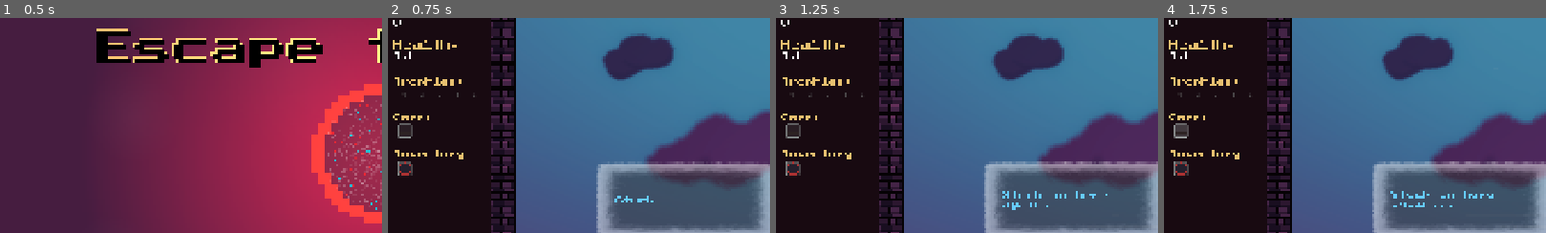
Above: before the commit, frames 1-4 (left to right).
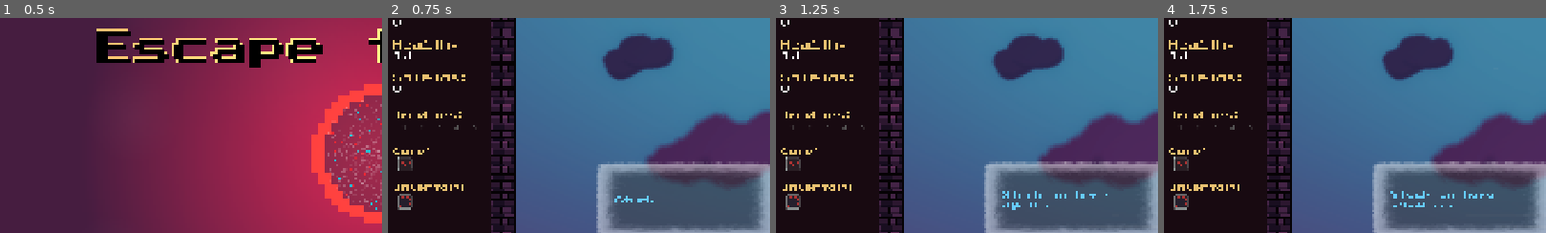
Above: after the commit, the same moments.

Repository: lostpoet999/escape_to_marty
Game: Godot game, scene res://scenes_and_scripts/ui_main_menu/main_menu.tscn
Two runs of this game, one before a commit and one after it. Both use one fixed random seed, a clock stepped at 60 frames per second and the inputs below. Sound files missing from this copy of the repository are replaced by a short silence.
Inputs (mouse positions are % of the whole screen's width and height, from its top left):
- Up to frame 1 (0.5 s): no input
- Up to frame 2 (0.75 s): click "Start" at 0.5 s
- Up to frame 3 (1.25 s): no input
- Up to frame 4 (1.75 s): click (2, 39) at 1.27 s
The pictures show only the part of the screen within x 0-50%, y 13-63%; the shares and areas given below are measured in that part.

Frame 1 is identical in both runs. In frame 2, 2.0% of the frame differs, in the area x 1-24%, y 26-90%; in frame 3, 2.0%; in frame 4, 2.1%.

Commit message:
Add second chance (shield) powerup

Diff:
--- a/scenes_and_scripts/inventory/inventory.gd
+++ b/scenes_and_scripts/inventory/inventory.gd
@@ -128,6 +128,12 @@
 	var total: int = 0
 	for powerup: DefensivePowerup in get_items_for_defense():
 		total += powerup.max_health_bonus
+	return total
+
+func get_shield_count() -> int:
+	var total: int = 0
+	for powerup: DefensivePowerup in get_items_for_defense():
+		total += powerup.shields_provided
 	return total
 
 func has_room_scanner() -> bool:
--- a/scenes_and_scripts/inventory/item_pool.tres
+++ b/scenes_and_scripts/inventory/item_pool.tres
@@ -16,8 +16,9 @@
 [ext_resource type="Resource" uid="uid://dhuy7jly76eah" path="res://scenes_and_scripts/powerups_and_behaviors/ball_powerups/long_stretch.tres" id="13_mlme4"]
 [ext_resource type="Resource" uid="uid://mkyourbed01" path="res://scenes_and_scripts/powerups_and_behaviors/defensive_powerups/make_your_bed.tres" id="14_mkbed"]
 [ext_resource type="Resource" uid="uid://cweutbexogawp" path="res://scenes_and_scripts/powerups_and_behaviors/paddle_active_powerups/support_system.tres" id="15_mlme4"]
+[ext_resource type="Resource" uid="uid://dbxegotjfvc1c" path="res://scenes_and_scripts/powerups_and_behaviors/defensive_powerups/second_chance.tres" id="16_gqarg"]
 
 [resource]
 script = ExtResource("2_upo5x")
-item_pool = Array[ExtResource("1_8japa")]([ExtResource("3_ee …(279 unchanged characters)… rce("14_mkbed"), ExtResource("15_mlme4")])
+item_pool = Array[ExtResource("1_8japa")]([ExtResource("3_ee …(279 unchanged characters)… rce("14_mkbed"), ExtResource("15_mlme4"), ExtResource("16_gqarg")])
 metadata/_custom_type_script = "uid://d2lueb6p5il1v"
--- a/scenes_and_scripts/levels/room_base.gd
+++ b/scenes_and_scripts/levels/room_base.gd
@@ -60,6 +60,7 @@
 	Signalbus.gold_updated.emit()
 	Signalbus.score_updated.emit()
 	Signalbus.player_health_updated.emit()
+	Signalbus.reflect_shield_changed.emit(0)
 	Signalbus.brick_destroyed.connect(_on_brick_destroyed)
 	Signalbus.gold_collected.connect(update_gold_in_level)
 	Signalbus.gold_spawned.connect(update_gold_in_level)
--- a/scenes_and_scripts/powerups_and_behaviors/defensive_powerups/defensive_powerup.gd
+++ b/scenes_and_scripts/powerups_and_behaviors/defensive_powerups/defensive_powerup.gd
@@ -3,6 +3,8 @@
 @export_group("Reflect Mitigation")
 ## Fraction of ball-miss reflect damage removed. Stacks additively across owned defensive powerups, then clamps to PlayerData.MAX_REFLECT_REDUCTION.
 @export_range(0.0, 0.5, 0.01) var reflect_reduction: float = 0.0
+## Adds to the shield counter when added to the inventory
+@export var shields_provided: int = 0
 
 @export_group("Max Health")
 ## Raises player_max_health additively, summed across owned defensive powerups and clamped to PlayerData.MAX_HEALTH_CEILING.
--- /dev/null
+++ b/scenes_and_scripts/powerups_and_behaviors/defensive_powerups/second_chance.tres
@@ -0,0 +1,12 @@
+[gd_resource type="Resource" script_class="DefensivePowerup" format=3 uid="uid://dbxegotjfvc1c"]
+
+[ext_resource type="Script" uid="uid://bfi0bx0djqr18" path="res://scenes_and_scripts/powerups_and_behaviors/defensive_powerups/defensive_powerup.gd" id="2_iof83"]
+
+[resource]
+script = ExtResource("2_iof83")
+shields_provided = 1
+powerup_name = "Second Chance"
+shop_description = "Shields from damage one time if the ball enters the life force"
+rarity = 2
+cost = 45
+metadata/_custom_type_script = "uid://bfi0bx0djqr18"
--- a/scenes_and_scripts/singletons/player_data.gd
+++ b/scenes_and_scripts/singletons/player_data.gd
@@ -42,6 +42,8 @@
 	player_max_health = mini(BASE_MAX_HEALTH + inventory.get_max_health_bonus(), MAX_HEALTH_CEILING)
 	player_current_health = mini(player_current_health, player_max_health)
 	Signalbus.player_health_updated.emit()
+	free_miss_shields = inventory.get_shield_count()
+	Signalbus.reflect_shield_changed.emit(0)
 
 func update_player_score(amount: int) -> void:
 	score += amount
@@ -189,5 +191,8 @@
 func get_player_health() -> int:
 	return player_current_health
 
+func get_player_shields() -> int:
+	return free_miss_shields
+
 func get_player_gold() -> int:
 	return gold_collected
--- a/scenes_and_scripts/ui_level/main_ui.gd
+++ b/scenes_and_scripts/ui_level/main_ui.gd
@@ -3,6 +3,7 @@
 @onready var score: Label = %Score
 @onready var gold: Label = %Gold
 @onready var health: Label = %health
+@onready var shields: Label = %shields
 
 var numberAnimDelay: float = 3/30 # of a second
 var numberDelayRemaining: float = 0
@@ -10,17 +11,21 @@
 var currentScore: int = 0
 var currentGold: int = 0
 var currentHealth: int = 0
+var currentShields: int = 0
 var displayedScore: int = 0
 var displayedGold: int = 0
 var displayedHealth: int = 0
+var displayedShields: int = 0
 
 func _ready() -> void:
 	Signalbus.gold_updated.connect(update_gold_ui)
 	Signalbus.score_updated.connect(update_score_ui)
 	Signalbus.player_health_updated.connect(update_player_health)
+	Signalbus.reflect_shield_changed.connect(update_player_shields)
 	health.text = str(displayedHealth)
 	gold.text = str(displayedGold)
 	score.text = str(displayedScore)
+	shields.text = str(displayedShields)
 
 func update_gold_ui() -> void:
 	currentGold = PlayerData.get_player_gold()
@@ -30,6 +35,9 @@
 
 func update_player_health() -> void:
 	currentHealth = PlayerData.get_player_health()
+
+func update_player_shields(count: int) -> void:
+	currentShields = PlayerData.get_player_shields()
 
 # animate the numbers to count up to the real value over time
 func _process(delta: float) -> void:
@@ -44,6 +52,7 @@
 	var goldDelta: int = 1 # 10 if goldChange>10 else 1
 	var scoreChange: int = abs(displayedScore-currentScore)
 	var scoreDelta: int = 50 if scoreChange>50 else 1 # go faster if big difference
+	var shieldDelta: int = abs(displayedShields-currentShields)
 
 	if healthChange!=0:
 		if displayedHealth < currentHealth: displayedHealth += healthDelta
@@ -57,3 +66,7 @@
 		if displayedScore < currentScore: displayedScore += scoreDelta
 		if displayedScore > currentScore: displayedScore -= scoreDelta
 		score.text = str(displayedScore)
+	if shieldDelta!=0:
+		if displayedShields < currentShields: displayedShields += shieldDelta
+		if displayedShields > currentShields: displayedShields -= shieldDelta
+		shields.text = str(displayedShields)
--- a/scenes_and_scripts/ui_level/main_ui.tscn
+++ b/scenes_and_scripts/ui_level/main_ui.tscn
@@ -85,6 +85,20 @@
 text = "10"
 label_settings = ExtResource("1_utoos")
 
+[node name="spacer3" type="Label" parent="VBoxContainer/MarginContainer/HBoxContainer" unique_id=1316599802]
+layout_mode = 2
+
+[node name="Shields_label" type="Label" parent="VBoxContainer/MarginContainer/HBoxContainer" unique_id=929632570]
+layout_mode = 2
+text = "Shields: "
+label_settings = ExtResource("2_c76ar")
+
+[node name="shields" type="Label" parent="VBoxContainer/MarginContainer/HBoxContainer" unique_id=984500254]
+unique_name_in_owner = true
+layout_mode = 2
+text = "1"
+label_settings = ExtResource("1_utoos")
+
 [node name="InventoryPanel" parent="VBoxContainer" unique_id=1905574445 instance=ExtResource("5_h7qrh")]
 layout_mode = 2
 size_flags_vertical = 3
